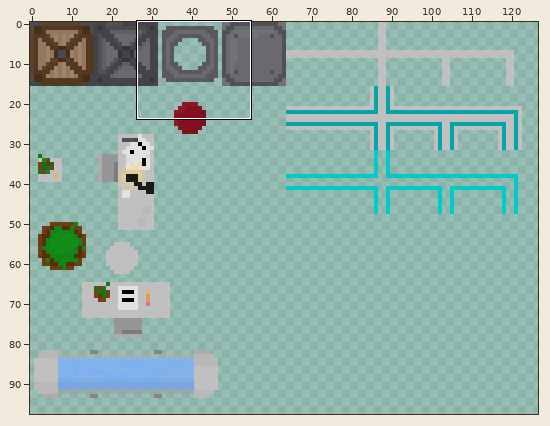
Two versions of one sprite sheet, Wargames2024/Assets/Content/Sprites/SpriteSheet.png. The picture above shows the old version from afar; the outline marks the close-up.
Close-up. Before:
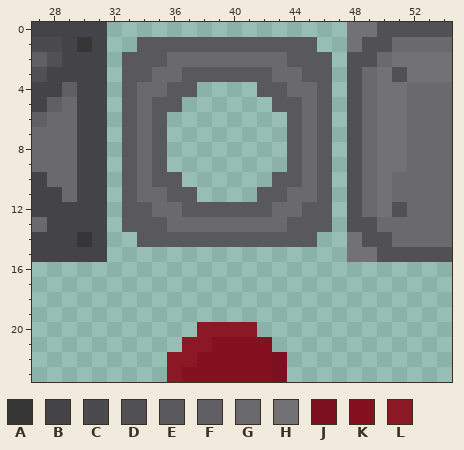
The file is 160x160 pixels. Colours within 5 levels of each other are drawn and written as one. Shown: x 27..54, y 0..23. The wide view leaves out empty margins.
Palette (. is transparent): A #363636  B #434348  C #4a4a4f  D #505055  E #58585d  F #5f5f64  G #69696e  H #717176  J #7d1020  K #851020  L #8b1824
Pixels before, first column x 27:
 0 BBBBB................HHDDDDD
 1 CCBAB..EEEEEEEEEEEE..HDDGGGG
 2 FDBBB.EEEGGGGGGGGEEE.DDGHHHH
 3 DBBBB.EEGGEEEEEEGGEE.DGHDHHH
 4 BBFBB.EGGEE....EEGGE.DGHHGGG
 5 BFGBB.EGEE......EEGE.DGHHGGG
 6 FGGBB.EGE........EGE.DGHHGGG
 7 GGGBB.EGE........EGE.DGHHGGG
 8 GGGBB.EGE........EGE.DGHHGGG
 9 GGGBB.EGE........EGE.DGHHGGG
10 BGGBB.EGEE......EEGE.DGHGGGG
11 BBGBB.EGGEE....EEGGE.DGHGGGG
12 BBBBB.EEGGEEEEEEGGEE.DGHDGGG
13 GBBBB.EEEGGGGGGGGEEE.DDGGGGG
14 BBBAB..EEEEEEEEEEEE..HDDGGGG
15 BBBBB................HHDDDDD
16 ............................
17 ............................
18 ............................
19 ............................
20 ...........LLLL.............
21 ..........LLKKKK............
22 .........LLKKKKKJ...........
23 .........LKKKKKKJ...........
After:
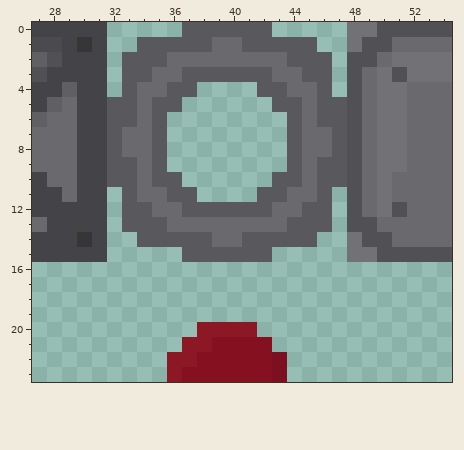
Commit: Adjust pressure plate sprite
Edits made:
The edit adds colour E in row 0 at x 37 to 42; in rows 5 to 10 at x 32 and 47; in row 15 at x 37 to 42.
Colour E gives way to colour G in row 1 at x 39 to 40; in rows 7 to 8 at x 33 and 46; in row 14 at x 39 to 40.
Changed places in both close-ups, as pixel boxes (x1, y1, x2, y2):
changed: (182, 22, 347, 187)
changed: (107, 97, 137, 187)
changed: (182, 232, 272, 262)
